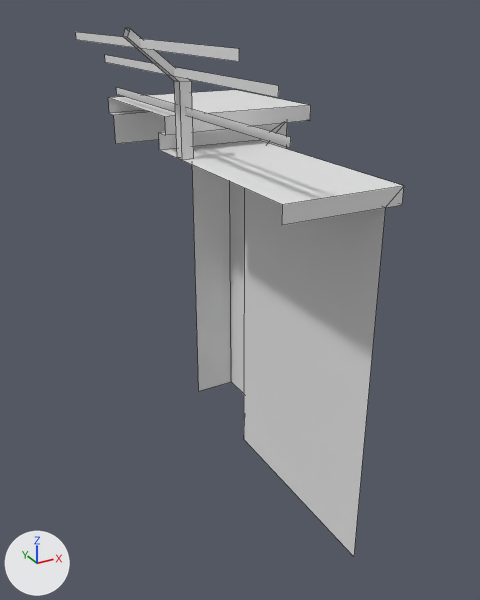
The FBX model Blender/FBX/Outside Warehouse/Walls/Pillar Wall.fbx: old version first, new version second.
The view is the same before and after, from a 50 mm camera at (-38.84, 22.42, 13.45) aimed at (-36.25, 27.14, 11.09). The axes (+X, +Y, +Z) are drawn at lower left. The lights are the same throughout. Mesh edges are drawn as thin lines. Where no turn or scale is listed for an object, it has been applied to the vertices.

In view in the first picture: 'Pillar Wall'.
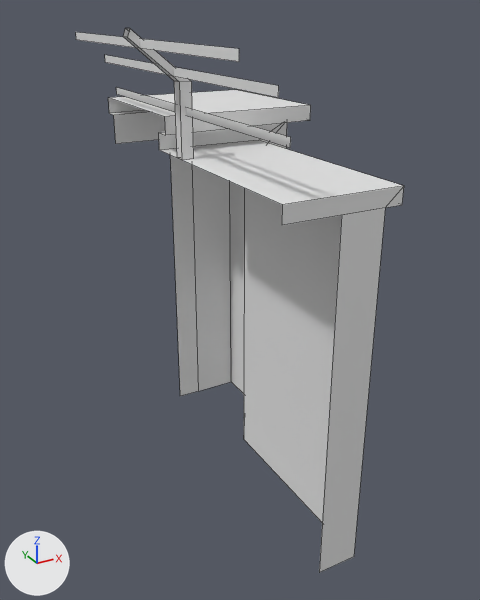
Where the change shows, as pixel boxes (x1, y1, x2, y2) in the pictures (480 x 600 px):
'Pillar Wall', reshaped
    before: (76, 28, 404, 556)
    after: (76, 28, 404, 572)
part 1 of me_plane_930, added
    after: (319, 208, 385, 572)
part 2 of me_plane_930, added
    after: (170, 155, 199, 396)

What the commit changed:
Material 'Pillar Wall' (mat_pillar_wall) is new.
Its base color is (0.8, 0.8, 0.8) (white #e7e7e7).
me_plane_930 has 52 vertices, 31 faces and spans x -1.21..0.55, y -1.8..1.33, z 0.0..4.07.
me_plane_930 is used by ob_pillar_wall; location (-35.938, 27.479, 9.25).
Verts and faces of me_plane_930; kept vertices keep their numbers, new ones are numbered from 52.
Before the commit, vertices of me_plane_930: 24 (-0.03, -1.8, 3.0) at pixel (385, 207), 25 (-0.03, -1.8, 0.0) at pixel (353, 556).
Before the commit, vertices of me_plane_930: 26 (-0.03, 1.2, 0.0) at pixel (198, 391), 27 (-0.03, 1.2, 3.0).
Part 1, on me_plane_930:
New vertex 54 is at (-0.38, -1.8, 3.0), pixel (341, 215).
New vertex 55 is at (-0.38, -1.8, 0.0), pixel (319, 572).
New faces: (24, 54, 55, 25).
Part 2, on me_plane_930:
New vertex 52 is at (-0.27, 1.2, 0.0), pixel (180, 396).
New vertex 53 is at (-0.27, 1.2, 3.0).
New faces: (26, 52, 53, 27).
me_plane_930 now uses material mat_pillar_wall (white #e7e7e7).
